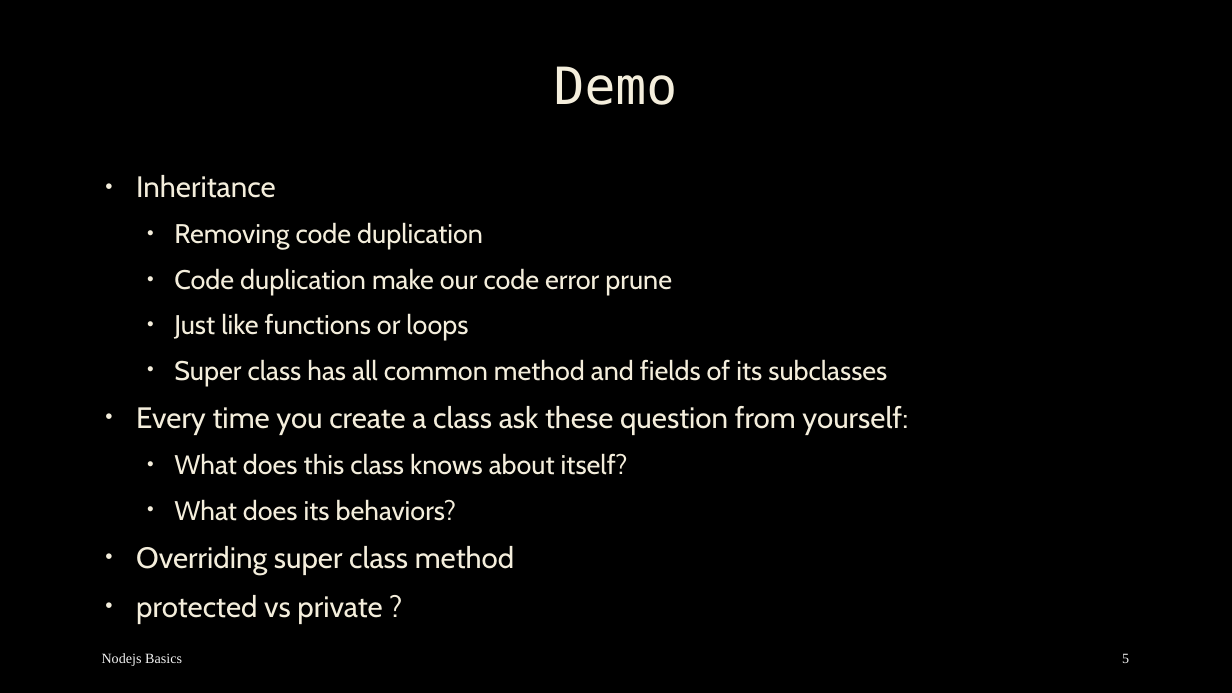
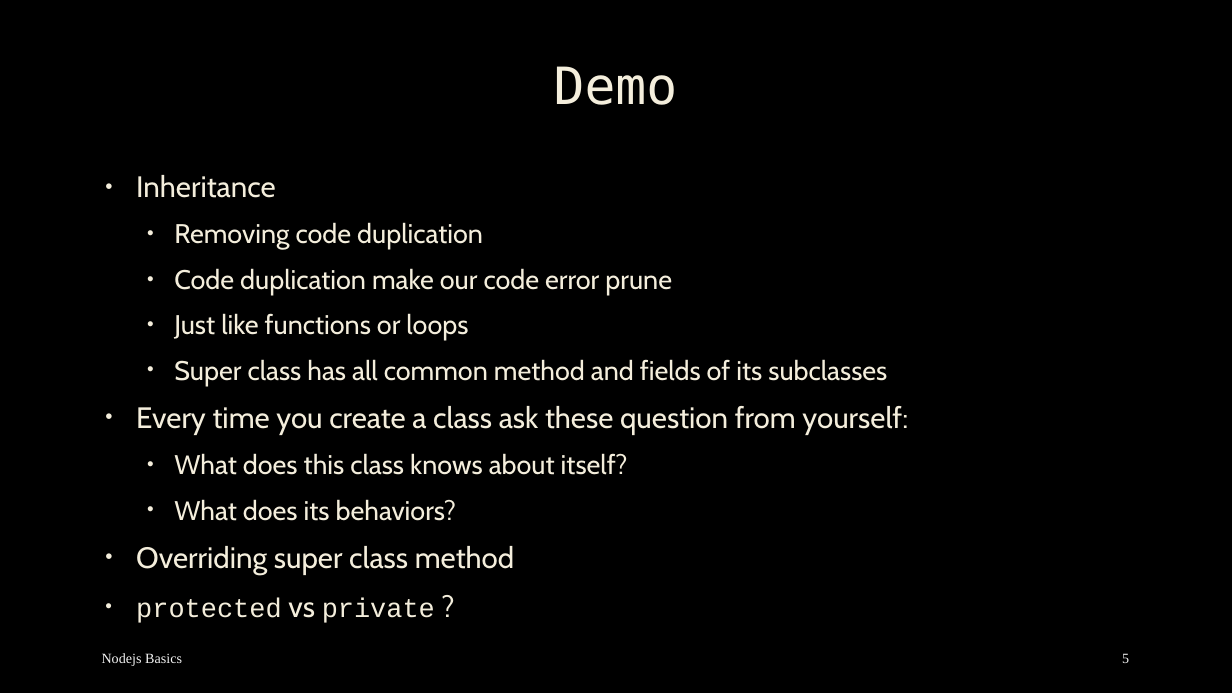
Before and after one commit to mostafa8026/nestjs-course, a slide deck: slide 5 of oop/oop-02.pptx. Drawn at 1232x693 pixels with LibreOffice and Linux fonts; fonts in the diff are those of the drawing; background and template pictures are left out. Boxes give left, top, right and bottom in pixels: in the first picture for what was removed or moved away, otherwise in the second. Text is boxed around its words. In the diff, an @@ line names an element or a change of style, - is before the commit and + after.

```diff
--- a/oop/oop-02.pptx
+++ b/oop/oop-02.pptx
@@ text at <box>136,598,435,623</box>: size 23 to 21 pt, font Cabin to Courier New in "protected private" @@
```
Also in this commit, not shown: 1 other slide changed, 1 slide added.
